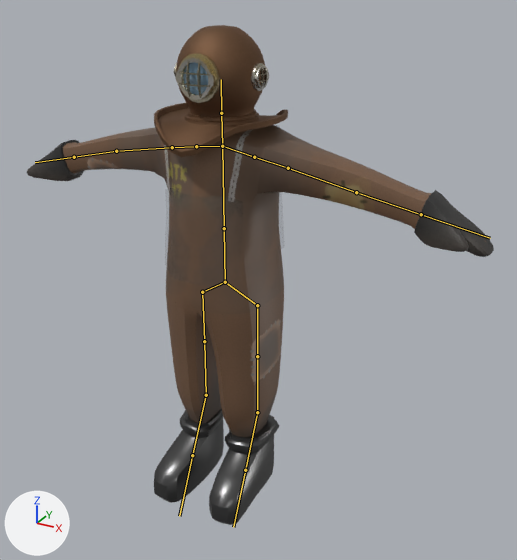
The FBX model Assets/Animations/Animations/Player_New.fbx: old version first, new version second.
The view is the same before and after, from a 50 mm lens placed at (8.28, -13.41, 11.87), pointed at (0.76, 0.27, 5.03). Arrows for +X, +Y and +Z are at lower left; the lights stay in place. The bones that bend it are drawn over the model as lines.
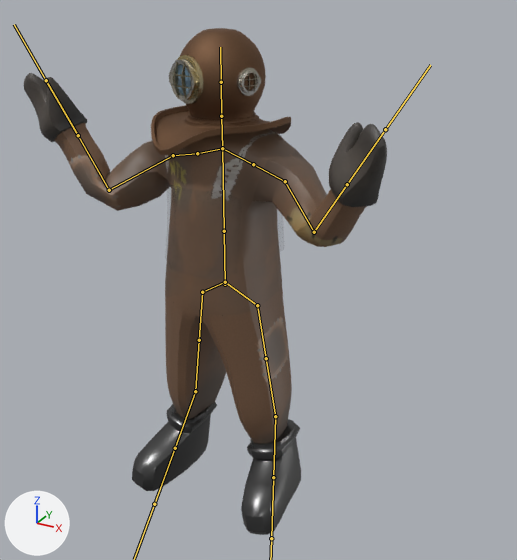
The newer file adds an action. The first version stands in its rest pose; the second is drawn at frame 106 of the action 'Armature|Armature|Idle'.

Boxes [x1, y1, x2, y2] around the edits, measured in the pictures (517 x 560 px):
'Plane.003', posed (22% narrower): before [27, 25, 494, 525]; after [23, 28, 387, 535]
bone 'Pelvis', root to tip: before (225, 282) to (224, 228); after (225, 284) to (224, 231)
bone 'Neck', root to tip: before (222, 146) to (221, 113); after (222, 148) to (221, 116)
bone 'RShoulder', root to tip: before (222, 146) to (196, 146); after (222, 148) to (197, 153)
bone 'RShoulder_Arm', root to tip: before (196, 146) to (172, 147); after (197, 153) to (173, 155)
bone 'RForearm', root to tip: before (172, 147) to (116, 151); after (173, 155) to (109, 190)
bone 'RHand', root to tip: before (116, 151) to (74, 157); after (109, 190) to (78, 135)
bone 'LShoulder', root to tip: before (222, 146) to (254, 157); after (222, 148) to (253, 164)
bone 'LShoulder_Arm', root to tip: before (254, 157) to (288, 168); after (253, 164) to (285, 181)
bone 'LForearm', root to tip: before (288, 168) to (356, 192); after (285, 181) to (314, 232)
bone 'LHand', root to tip: before (356, 192) to (421, 214); after (314, 232) to (347, 184)
bone 'RLeg', root to tip: before (202, 292) to (204, 341); after (202, 292) to (199, 340)
bone 'LLeg', root to tip: before (257, 305) to (257, 356); after (257, 305) to (266, 358)

What the commit changed:
Bone 'Pelvis' (bone_pelvis) moves from (0.0, 0.0, 0.0) to (0.0, -0.04, 0.0).
Bone 'Neck' (bone_neck) turns from (0, 0, 0) to (0, -21, 0) degrees about its own x, y and z.
Bone 'RShoulder' (bone_rshoulder) turns from (0, 0, 0) to (0, 0, 8) degrees about its own x, y and z.
Bone 'RShoulder_Arm' (bone_rshoulder_arm) turns from (0, 0, 0) to (0, 0, -5) degrees about its own x, y and z.
Bone 'RForearm' (bone_rforearm) turns from (0, 0, 0) to (50, 32, 54) degrees about its own x, y and z.
Bone 'RHand' (bone_rhand) turns from (0, 0, 0) to (48, 24, -69) degrees about its own x, y and z.
Bone 'LShoulder' (bone_lshoulder) turns from (0, 0, 0) to (0, 0, -8) degrees about its own x, y and z.
Bone 'LShoulder_Arm' (bone_lshoulder_arm) turns from (0, 0, 0) to (0, 0, -1) degrees about its own x, y and z.
Bone 'LForearm' (bone_lforearm) turns from (0, 0, 0) to (37, -13, -19) degrees about its own x, y and z.
Bone 'LHand' (bone_lhand) turns from (0, 0, 0) to (69, -66, 13) degrees about its own x, y and z.
Bone 'RLeg' (bone_rleg) turns from (0, 0, 0) to (6, 6, 1) degrees about its own x, y and z.
Bone 'LLeg' (bone_lleg) turns from (0, 0, 0) to (10, -4, -1) degrees about its own x, y and z.
